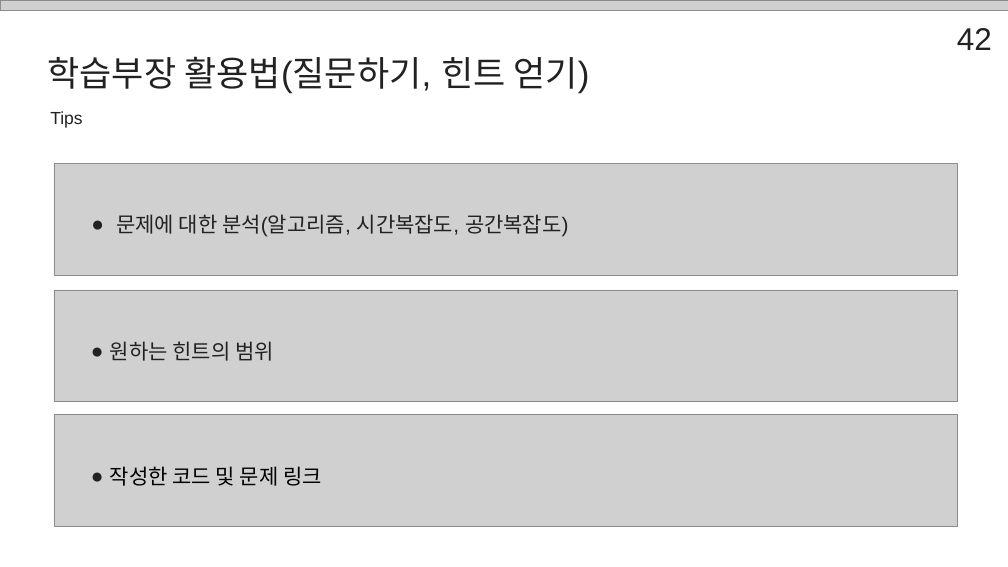
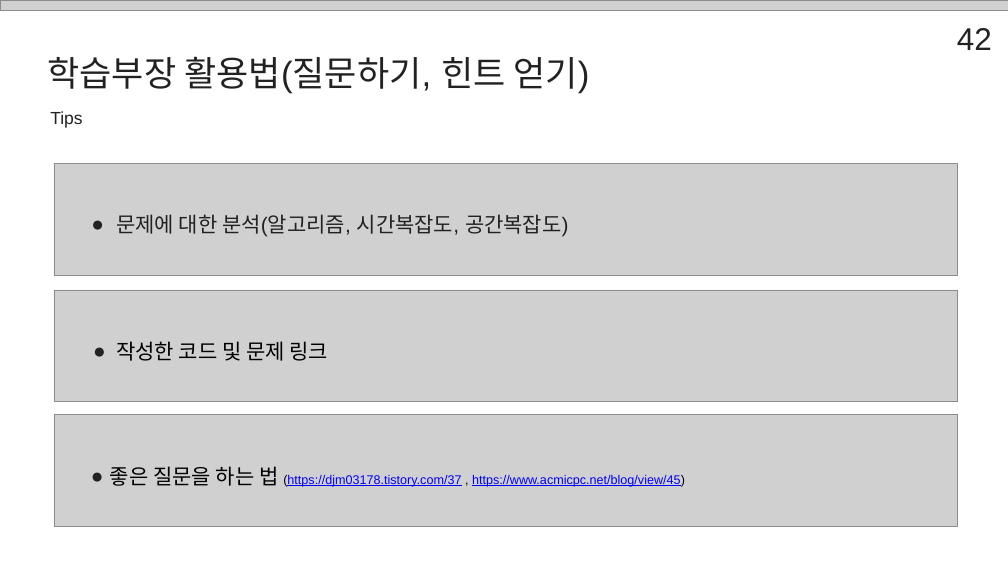
Before and after one commit to SSAFY-Seoul-Class-7/SSAFY_14th_Seminar, a slide deck: slide 42 of 송현우/Shortest_path_송현우.pptx. Drawn at 1008x567 pixels with LibreOffice and Linux fonts; fonts in the diff are those of the drawing; grey boxes stand for pictures. Boxes give left, top, right and bottom in pixels: in the first picture for what was removed or moved away, otherwise in the second. Text is boxed around its words. In the diff, an @@ line names an element or a change of style, - is before the commit and + after.

```diff
--- a/송현우/Shortest_path_송현우.pptx
+++ b/송현우/Shortest_path_송현우.pptx
@@ text at (116, 341, 328, 361): text changed; text colour #222222 to #000000 @@
-● 원하는 힌트의 범위
+● 작성한 코드 및 문제 링크
@@ text at (110, 466, 685, 487): text changed; size 30 to 18 pt; text colour #000000 to #0000FF @@
-● 작성한 코드 및 문제 링크
+● 좋은 질문을 하는 법 (https://djm03178.tistory.com/37 , https://www.acmicpc.net/blog/view/45)
```
Also in this commit, not shown: 9 other slides changed.
